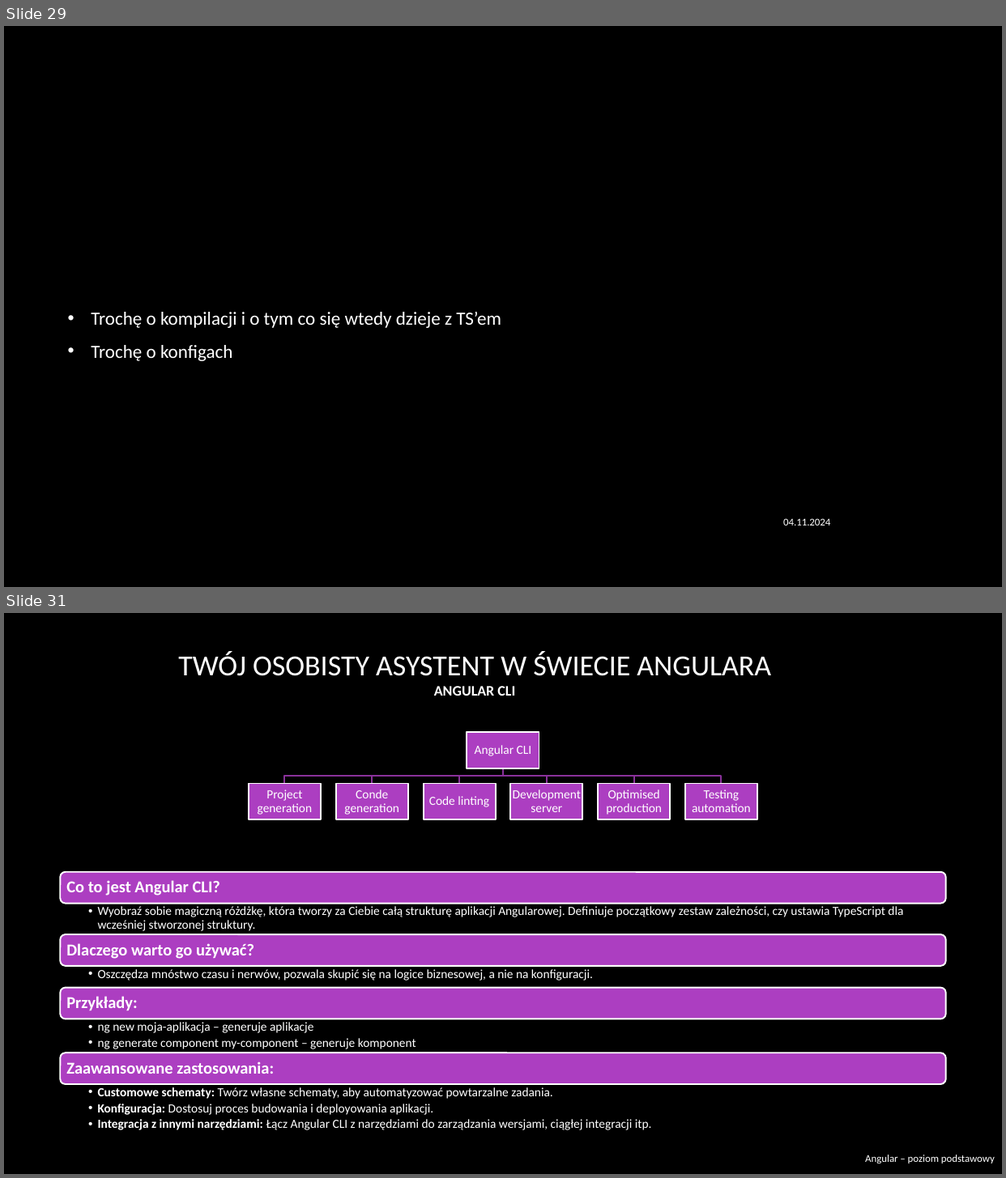
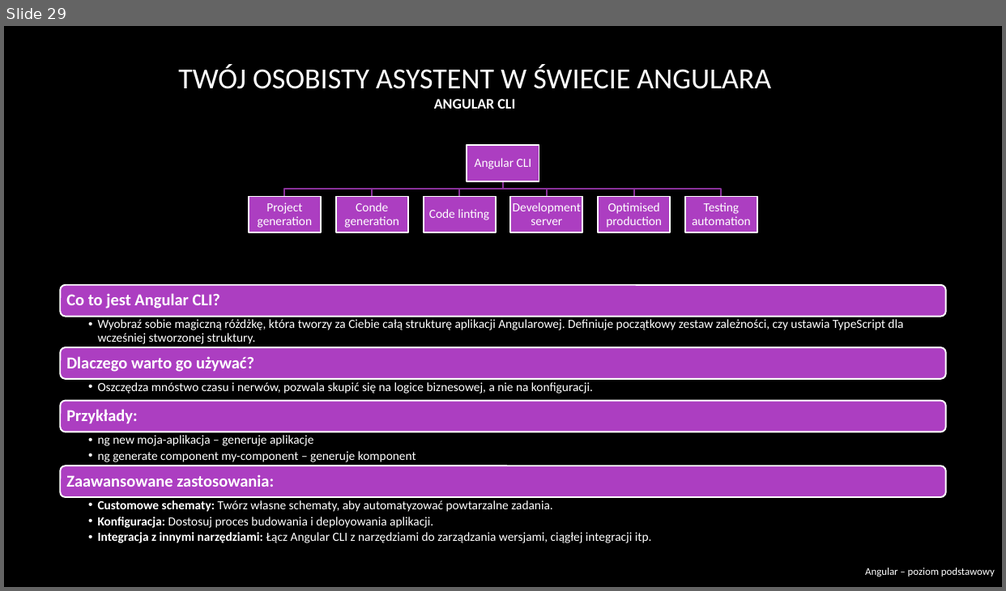
Before and after one commit to RafalSzczuka/angular-course-pfr, a slide deck: prezentacja/Angular beginner.pptx. Shown one above the other, each under a label of ours: slides 29 and 31 before the commit, slide 29 after it; the slides between them are not shown. The pictures are 1006x1178 and 1006x591 pixels, drawn with LibreOffice and Linux fonts; fonts in the diff are those of the drawing; background and template pictures are left out. Boxes give left, top, right and bottom in pixels: in the first picture for what was removed or moved away, otherwise in the second. Text is boxed around its words. In the diff, an @@ line names an element or a change of style, - is before the commit and + after.

```diff
--- a/prezentacja/Angular beginner.pptx
+++ b/prezentacja/Angular beginner.pptx
@@ slide 29 removed at box(4, 26, 1002, 587), background picture (left out) @@
@@ text removed at box(91, 312, 501, 361) @@
-• Trochę o kompilacji i o tym co się wtedy dzieje z TS’em
-• Trochę o konfigach
@@ text removed at box(783, 518, 830, 526) @@
-04.11.2024
@@ what was slide 31 is now slide 29 @@
```
Also in this commit, not shown: 13 slides changed, 3 slides added, 7 other slides removed, 19 other files.
